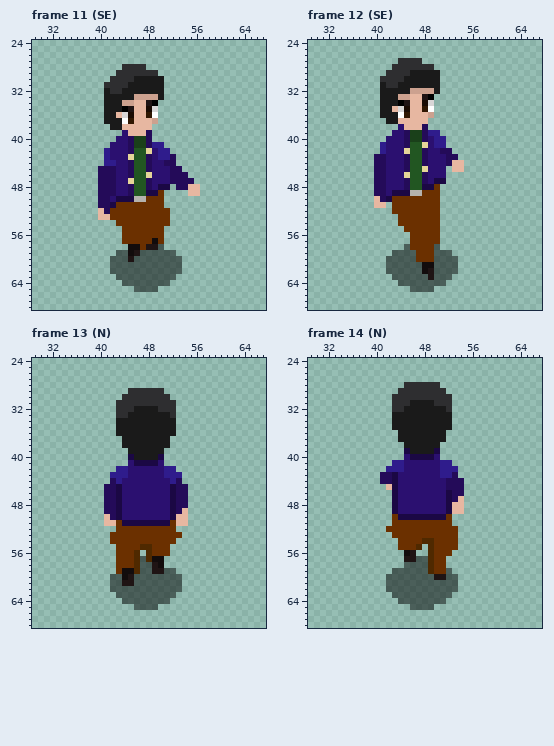
Edited in one commit: pixel-art file (Dibujo/IDEAS/Lux/JUGADOR/Jugador-Caminar.aseprite). The picture above is the old version.
100x100 pixels, 24 frames. Colours within 5 levels of each other are drawn and written as one. Shown: frame 11 (SE): x 29..67, y 24..68; frame 12 (SE): x 29..67, y 24..68; frame 13 (N): x 29..67, y 24..68; frame 14 (N): x 29..67, y 24..68. The old version is drawn lined up with the new one. The commit also changed other frames, which this record leaves out.
Now the later version:
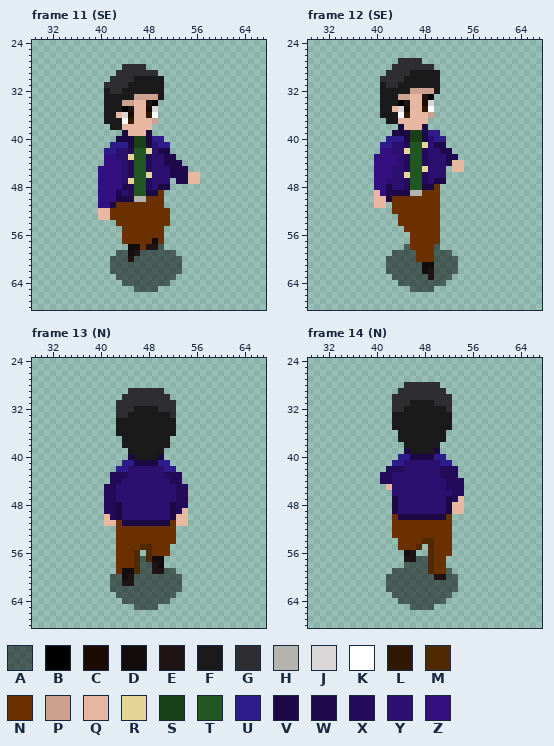
Palette (. is transparent): A #00000080  B #000000  C #1a0b03  D #120c0c  E #1f1414  F #1a1a1a  G #2e2e30  H #b5b3ae  J #d8d6d6  K #ffffff  L #301702  M #4f2900  N #6b3000  P #cca18f  Q #e7b7a1  R #e5d599  S #1a401a  T #225622  U #2f1c8c  V #1b0844  W #1e094d  X #240b59  Y #2b1070  Z #330f80
Difference:
whole drawing moved by -2,+0 (the old picture is shown already moved)
Frame 11 (SE):
The author put colour Q in row 46 at x 55 to 56; in row 47 at x 56.
Colour X becomes colour Q in row 47 at x 55; in row 52 at x 41.
The author put colour U in row 40 at x 49 to 50; in row 41 at x 51.
Colour Y becomes colour U in row 41 at x 42 to 44; in row 42 at x 42.
Colour X becomes colour V in row 39 at x 48; in rows 40 to 41 at x 45 and 48.
Colour Y becomes colour V in row 39 at x 44; in row 40 at x 43 to 44.
The author put colour W in row 44 at x 53; in row 45 at x 54.
Colour U becomes colour W in row 42 at x 50 to 51; in row 43 at x 51.
Colour X becomes colour W in row 43 at x 52; in row 44 at x 51 to 52; in row 45 at x 52 to 53; in row 46 at x 52 to 54; in row 47 at x 53 to 54.
Colour Y becomes colour W in row 48 at x 44; in row 49 at x 43.
Colour U becomes colour Y in row 41 at x 49; in row 43 at x 50.
Colour U becomes colour Z in row 43 at x 41; in row 44 at x 41 to 42.
Colour X becomes colour Z in rows 45 to 49 at x 40 to 42; in rows 50 to 51 at x 40 to 41.
Colour Y becomes colour Z in row 43 at x 42; in rows 44 to 48 at x 43; in row 50 at x 42.
Colour Q is removed in rows 48 to 49 at x 55 to 56.
Colour X is removed in row 47 at x 52; in row 48 at x 53 to 54.
Frame 12 (SE):
Colour X becomes colour Q in row 49 at x 40; in row 50 at x 41.
Colour Y becomes colour U in row 40 at x 42 to 44; in row 41 at x 42.
Colour X becomes colour V in row 38 at x 48; in rows 39 to 40 at x 45 and 48.
Colour Y becomes colour V in row 38 at x 44; in row 39 at x 43 to 44.
Colour U becomes colour W in row 41 at x 50 to 51.
Colour X becomes colour W in row 42 at x 51 to 52; in row 43 at x 52 to 53; in row 44 at x 52.
Colour Y becomes colour W in rows 48 to 49 at x 42.
Colour U becomes colour Z in row 42 at x 41.
Colour X becomes colour Z in rows 43 to 48 at x 40 to 41; in row 49 at x 41.
Colour Y becomes colour Z in row 42 at x 42; in rows 43 to 44 at x 42 to 43; in rows 45 to 46 at x 42.
Frame 13 (N):
The author put colour U in row 41 at x 44 and 51.
Colour Y becomes colour U in row 41 at x 45 and 50.
Colour U becomes colour X in row 43 at x 42 to 44 and 51 to 53; in row 44 at x 43 and 52.
Colour V becomes colour Y in rows 45 to 47 at x 43 and 52.
Colour N is removed in row 53 at x 42 and 53; in row 54 at x 42.
Frame 14 (N):
The author put colour U in row 40 at x 44 and 51.
Colour Y becomes colour U in row 40 at x 45 and 50.
Colour U becomes colour X in row 42 at x 42 to 44 and 51 to 53; in row 43 at x 51 to 52.
Colour V becomes colour Y in rows 43 to 45 at x 43; in row 46 at x 43 and 52.
Colour N is removed in row 52 at x 42 and 53; in rows 53 to 55 at x 53.
